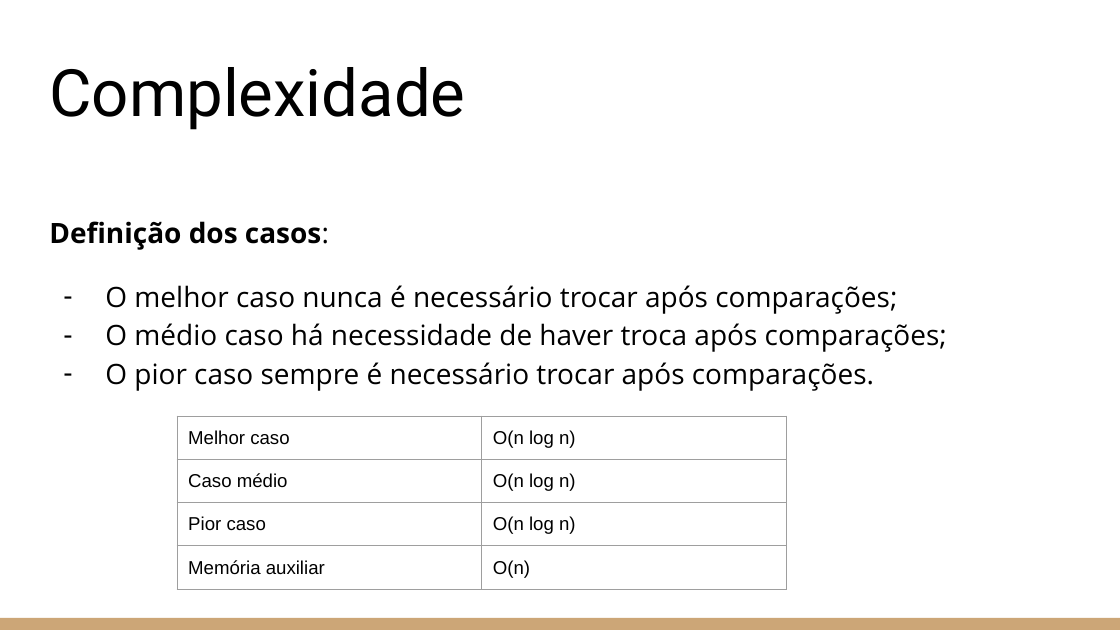
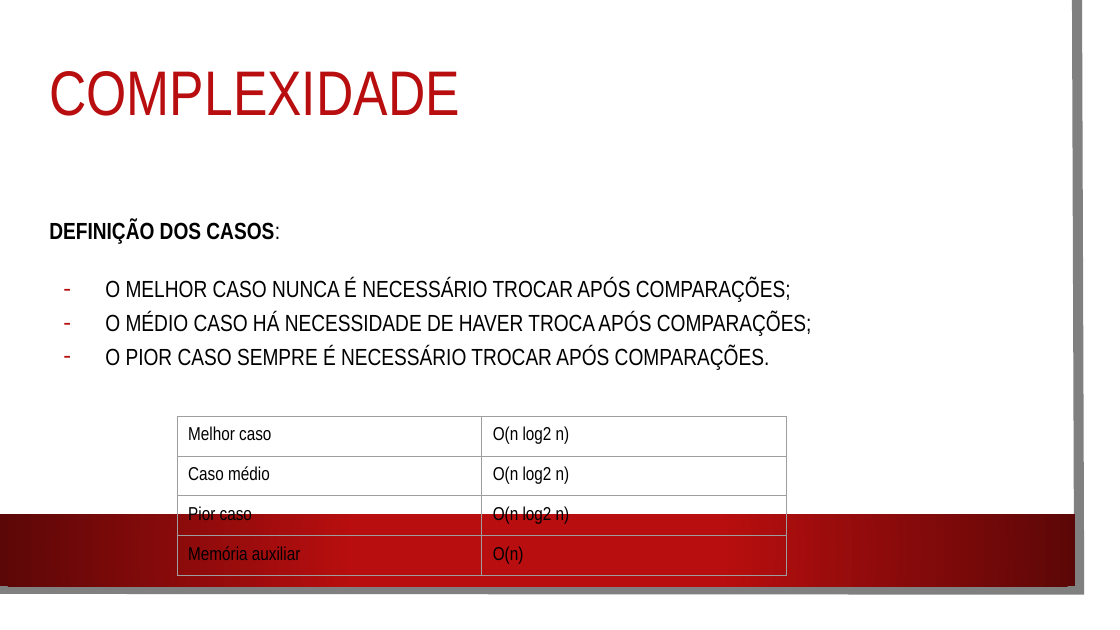
Before and after one commit to gujahlive/Aulas-C, a slide deck: slide 8 of TRABALHOS/MERGE SORT/Algoritmos de ordenação.pptx. Drawn at 1120x630 pixels with LibreOffice and Linux fonts; fonts in the diff are those of the drawing; background and template pictures are left out. Boxes give left, top, right and bottom in pixels: in the first picture for what was removed or moved away, otherwise in the second. Text is boxed around its words. In the diff, an @@ line names an element or a change of style, - is before the commit and + after.

```diff
--- a/TRABALHOS/MERGE SORT/Algoritmos de ordenação.pptx
+++ b/TRABALHOS/MERGE SORT/Algoritmos de ordenação.pptx
@@ rectangle added at <box>0,0,1101,610</box>, fill #FFFFFF @@
@@ freeform shape added at <box>0,0,1080,590</box>, outline #808080 6.5 pt @@
@@ title at <box>49,71,459,116</box>: text changed; size 42 to 40.5 pt; font Roboto to Arial Narrow; text colour #000000 to #B80E0F @@
-Complexidade
+COMPLEXIDADE
@@ text at <box>49,220,812,370</box>: text changed; size 18 to 15 pt; font Open Sans to Arial Narrow @@
-Definição dos casos:
-– O melhor caso nunca é necessário trocar após comparações;
-– O médio caso há necessidade de haver troca após comparações;
-– O pior caso sempre é necessário trocar após comparações.
+DEFINIÇÃO DOS CASOS:
+– O MELHOR CASO NUNCA É NECESSÁRIO TROCAR APÓS COMPARAÇÕES;
+– O MÉDIO CASO HÁ NECESSIDADE DE HAVER TROCA APÓS COMPARAÇÕES;
+– O PIOR CASO SEMPRE É NECESSÁRIO TROCAR APÓS COMPARAÇÕES.
@@ table at <box>177,417,786,596</box> @@
-row 1, column 2: O(n log n)
+row 1, column 2: O(n log2 n)
-row 2, column 2: O(n log n)
+row 2, column 2: O(n log2 n)
-row 3, column 2: O(n log n)
+row 3, column 2: O(n log2 n)
@@ font Arial to Arial Narrow in "Melhor caso", "Caso médio", "Pior caso", "Memória auxiliar" and 1 more places @@
@@ rectangle: place and size @@
-rectangle at <box>0,618,1120,630</box>
+rectangle at <box>0,514,1075,586</box>
@@ rectangle at <box>0,514,1075,586</box>: fill #CCA677 to gradient #B80E0F to #5C0707 @@
```
Also in this commit, not shown: 19 other slides changed, 6 other files.
